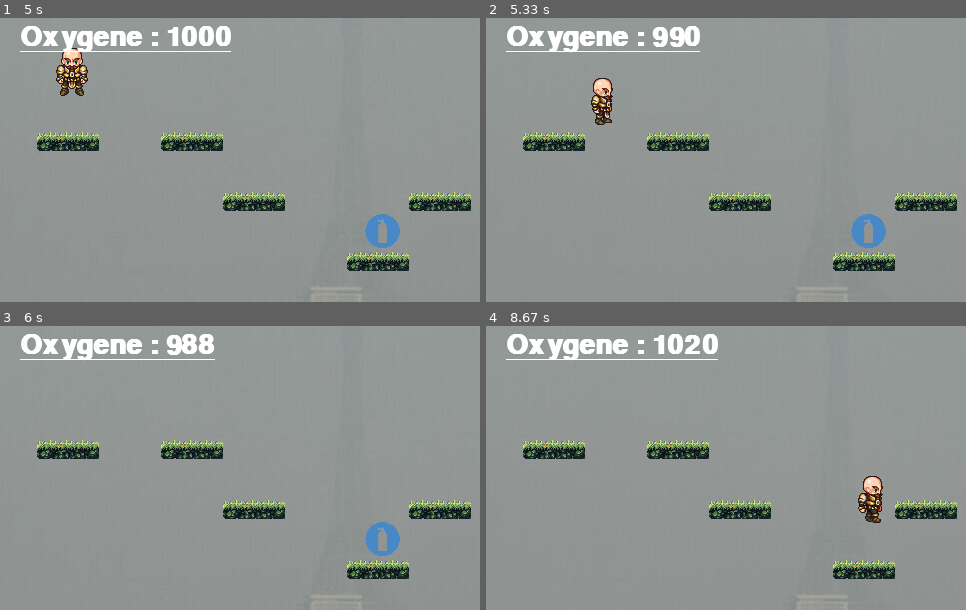
Above: before the commit, frames 1-4 (two rows, left to right).
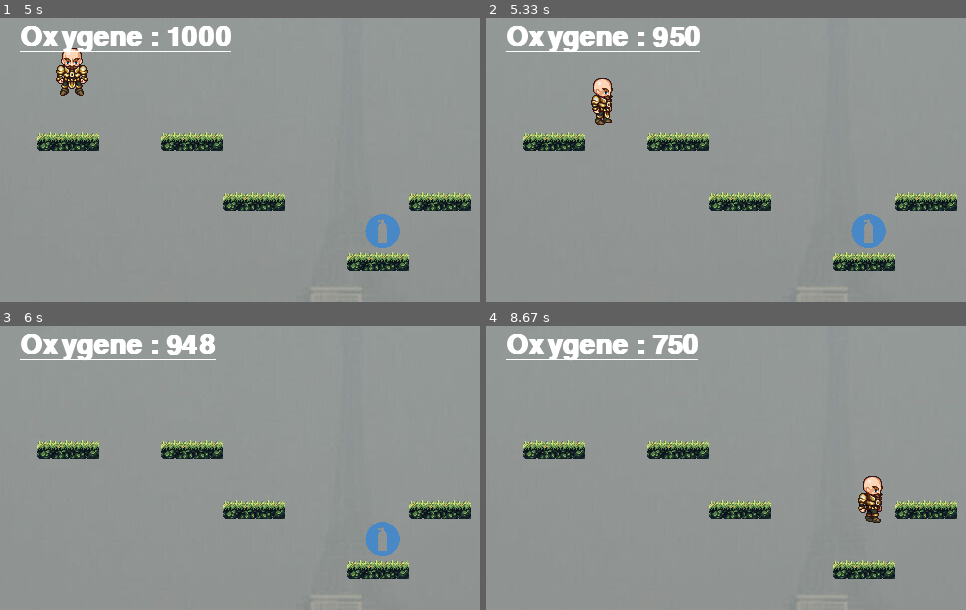
Above: after the commit, the same moments.

Repository: TarJimmy/gameJam
Game: pygame game, started from main.py
The game is run twice, just before and just after one commit, with the same random seed, the same clock (stepped at 60 frames per second) and the same inputs.
Inputs (mouse positions are % of the whole screen's width and height, from its top left):
- Up to frame 1 (5 s): click (16, 52) at 4.12 s; click (82, 7) at 4.45 s; tap Space at 4.9 s
- Up to frame 2 (5.33 s): hold Right from 5.23 s (still down); tap Space at 5.3 s
- Up to frame 3 (6 s): tap Space at 5.6, 5.8 s; release Right at 5.7 s; hold Left from 5.73 s (still down)
- Up to frame 4 (8.67 s): tap Space at 6.1, 6.37, 6.67, 6.8, 7.1, 7.47, 7.77, 7.97, 8.27, 8.47 s; release Left at 6.27 s; hold Left 6.3-6.7 s; hold Right 6.73-7.37 s; hold Left 7.4-7.87 s; hold Right 7.9-8.37 s; hold Right from 8.4 s (still down)
The pictures show only the part of the screen within x 0-50%, y 8-58%; the shares and areas given below are measured in that part.

Frame 1 is identical in both runs. In frame 2, less than 0.1% of the frame differs, in the area x 38-42%, y 3-11%; in frame 3, 0.2%; in frame 4, 0.5%, in the area x 34-49%, y 2-12%.

Commit message:
correction bonus/malus oxygene

Diff:
--- a/class_Game.py
+++ b/class_Game.py
@@ -375,7 +375,7 @@
             self.player.x = 15
             # self.player.y = 390
         if self.player.y > 568:
-            self.player.oxygene -= 100
+            self.player.oxygene -= 250
             self.player.x = self.pos_initialP[0]
             self.player.y = self.pos_initialP[1]
 
--- a/class_Player.py
+++ b/class_Player.py
@@ -99,7 +99,7 @@
             if self.jumpCounter == self.maxJumpRange:
                 self.jumping = False
                 self.falling = True
-                self.oxygene -= 10
+                self.oxygene -= 50
         elif self.falling:
             self.y += self.velocity
 
